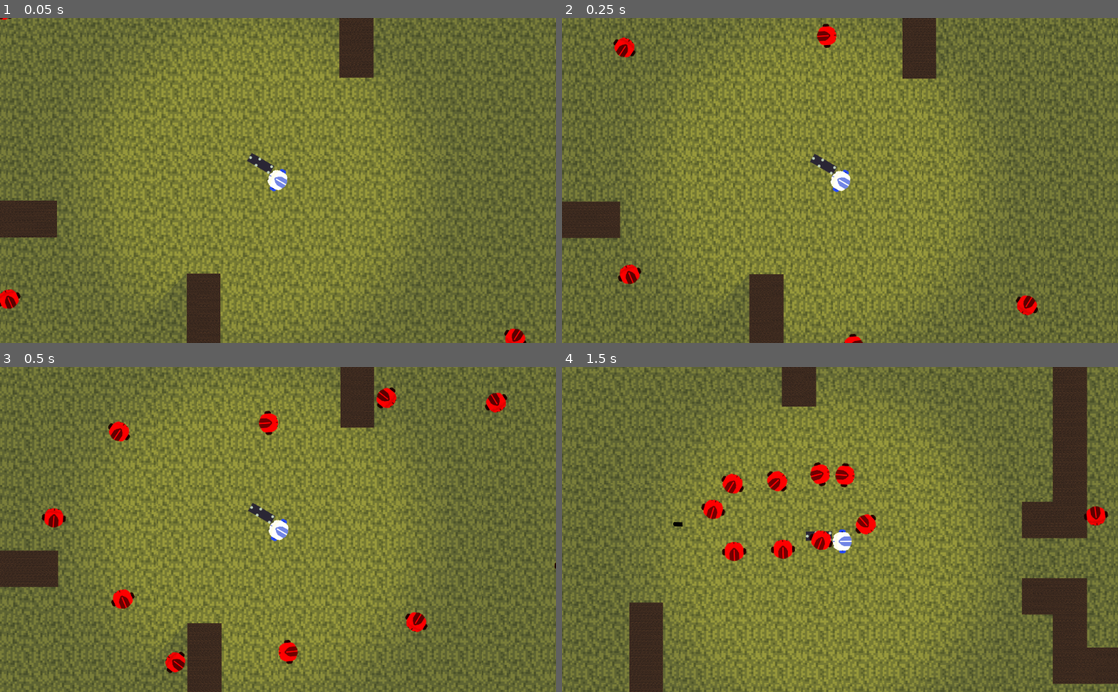
Above: before the commit, frames 1-4 (two rows, left to right).
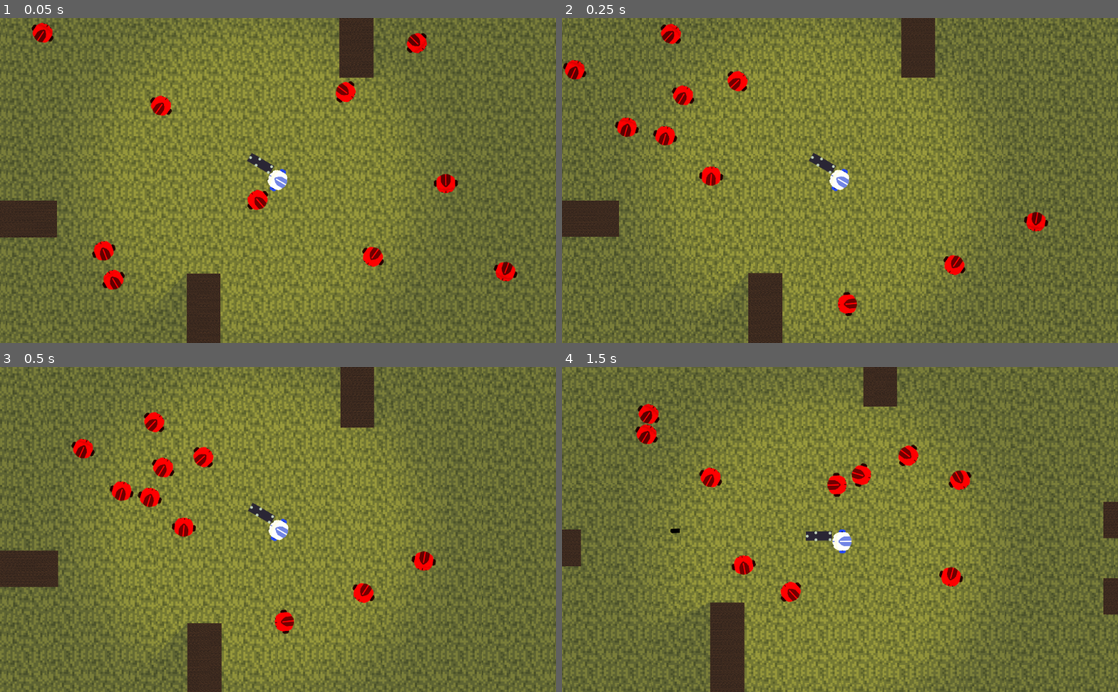
Above: after the commit, the same moments.

Repository: mikolajlubiak/hotroyal
Game: Godot game, scene res://Main.tscn
Two runs of this game, one before a commit and one after it. Both use one fixed random seed, a clock stepped at 60 frames per second and the inputs below.
Inputs (mouse positions are in pixels of both pictures, inside the frame that each line leads up to):
- Up to frame 1 (0.05 s): no input
- Up to frame 2 (0.25 s): no input
- Up to frame 3 (0.5 s): no input
- Up to frame 4 (1.5 s): move the mouse to (962, 513) at 0.52 s; hold D (ui_right) 0.53-1.28 s; click (962, 513) at 0.6 s; move the mouse to (728, 545) at 1.27 s; hold S (ui_down) from 1.28 s (still down); click (728, 545) at 1.35 s

The runs differ from the first frame. In frame 1, 2.2% of the frame differs, in the area x 0-95%, y 0-100%; in frame 2, 25%; in frame 3, 3.6%; in frame 4, 30%, in the area x 0-100%, y 0-100%.

Commit message:
SceneSpawner

Diff:
--- a/Main.tscn
+++ b/Main.tscn
@@ -1,12 +1,14 @@
-[gd_scene load_steps=10 format=2]
+[gd_scene load_steps=11 format=2]
 
 [ext_resource path="res://Sprites/player.png" type="Texture" id=1]
 [ext_resource path="res://Sprites/weapon.png" type="Texture" id=2]
 [ext_resource path="res://Sprites/grass.png" type="Texture" id=3]
 [ext_resource path="res://movement.gd" type="Script" id=4]
-[ext_resource path="res://Enemy.tscn" type="PackedScene" id=5]
 [ext_resource path="res://wall.tres" type="TileSet" id=6]
 [ext_resource path="res://Sprites/light.png" type="Texture" id=7]
+[ext_resource path="res://SceneSpawner.gd" type="Script" id=8]
+
+[sub_resource type="GDScript" id=3]
 
 [sub_resource type="RectangleShape2D" id=1]
 extents = Vector2( 36.4995, 55.7176 )
@@ -17,11 +19,13 @@
 [node name="World" type="Node2D"]
 position = Vector2( 6, -10 )
 z_as_relative = false
+script = ExtResource( 8 )
 
 [node name="Ground" type="Node2D" parent="."]
 
 [node name="grass" type="Sprite" parent="Ground"]
 texture = ExtResource( 3 )
+script = SubResource( 3 )
 
 [node name="grass2" type="Sprite" parent="Ground"]
 position = Vector2( 650, 0 )
@@ -98,36 +102,4 @@
 position = Vector2( 0, 1 )
 shape = SubResource( 2 )
 
-[node name="Enemy6" parent="." instance=ExtResource( 5 )]
-position = Vector2( 572, 745 )
-
-[node name="Enemy2" parent="." instance=ExtResource( 5 )]
-
-[node name="Enemy3" parent="." instance=ExtResource( 5 )]
-position = Vector2( 504, -30 )
-
-[node name="Enemy4" parent="." instance=ExtResource( 5 )]
-position = Vector2( -220, 292 )
-
-[node name="Enemy5" parent="." instance=ExtResource( 5 )]
-position = Vector2( 212, 779 )
-
-[node name="Enemy7" parent="." instance=ExtResource( 5 )]
-position = Vector2( 13, 567 )
-
-[node name="Enemy8" parent="." instance=ExtResource( 5 )]
-position = Vector2( 1004, 643 )
-
-[node name="Enemy9" parent="." instance=ExtResource( 5 )]
-position = Vector2( 1292, 334 )
-
-[node name="Enemy10" parent="." instance=ExtResource( 5 )]
-position = Vector2( 1273, -100 )
-
-[node name="Enemy11" parent="." instance=ExtResource( 5 )]
-position = Vector2( 877, -115 )
-
-[node name="Enemy12" parent="." instance=ExtResource( 5 )]
-position = Vector2( 1496, 414 )
-
 [connection signal="body_entered" from="Player/Area2D" to="Player" method="_on_Area2D_body_entered"]
--- /dev/null
+++ b/SceneSpawner.gd
@@ -0,0 +1,18 @@
+extends Node
+
+func _ready():
+	var rand = RandomNumberGenerator.new()
+	var enemyscene = load("res://Enemy.tscn")
+
+	var screen_size = get_viewport().get_visible_rect().size
+
+	for i in range(0,10):
+		var enemy = enemyscene.instance()
+		rand.randomize()
+		var x = rand.randf_range(0, screen_size.x)
+
+		rand.randomize()
+		var y = rand.randf_range(0, screen_size.y)
+		enemy.position.y = y
+		enemy.position.x = x
+		add_child(enemy)
